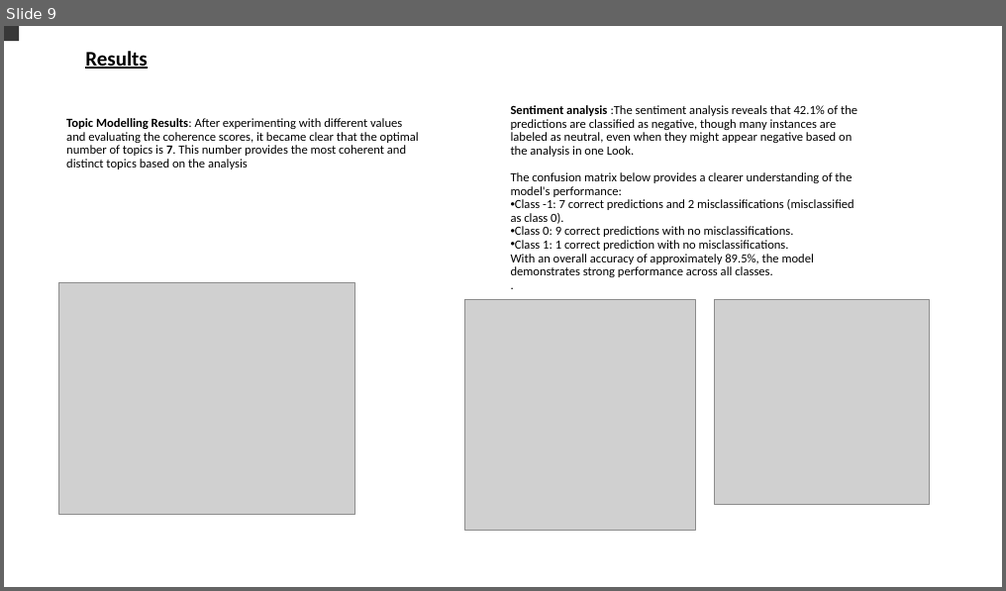
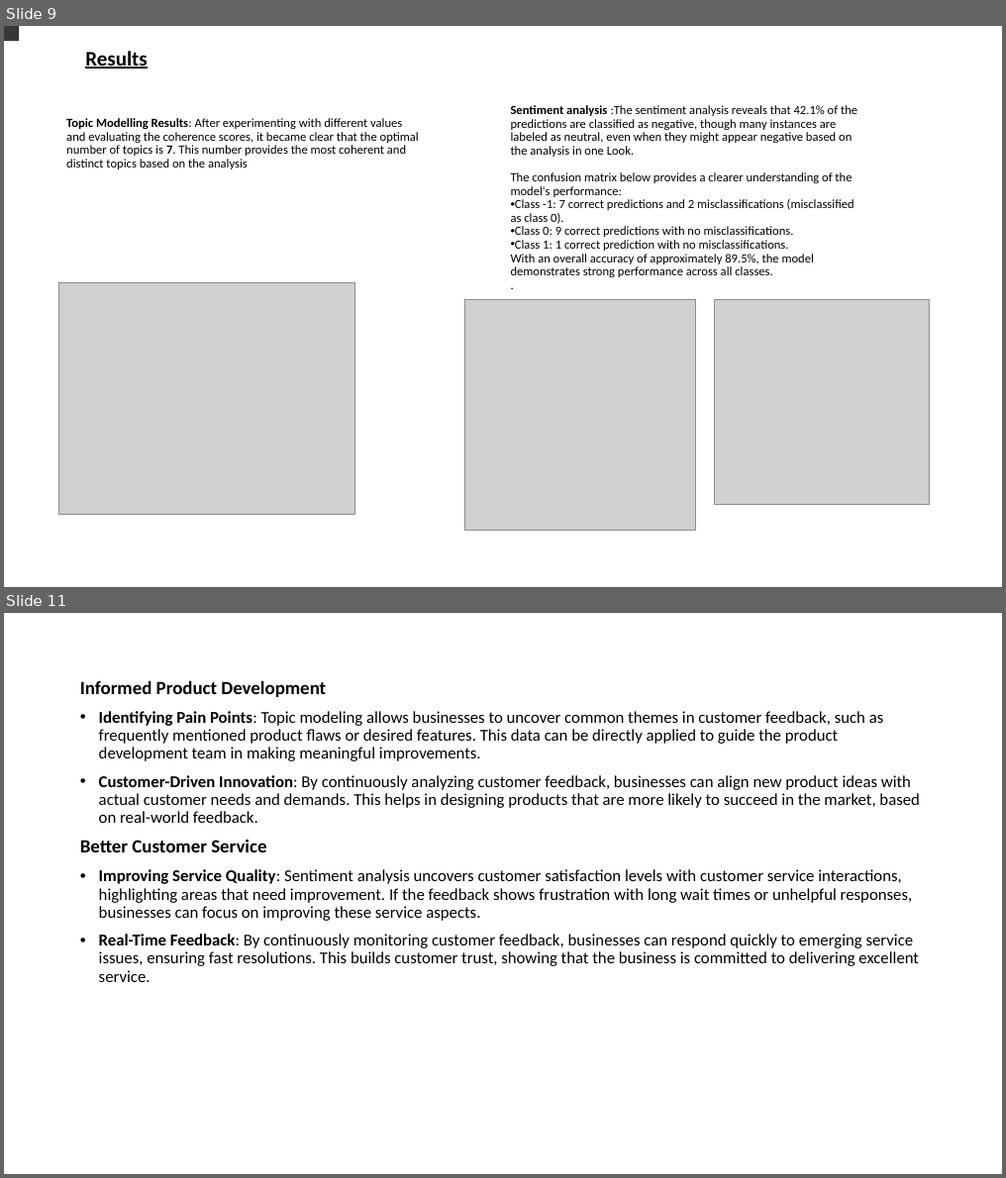
Before and after one commit to ShiviV/DHL-Sentiment-and-Topic-modelling, a slide deck: DHL Approach.pptm. Shown one above the other, each under a label of ours: slide 9 before the commit, slides 9 and 11 after it; the slides between them are not shown. The pictures are 1006x591 and 1006x1178 pixels, drawn with LibreOffice and Linux fonts; fonts in the diff are those of the drawing; grey boxes stand for pictures. Boxes give left, top, right and bottom in pixels: in the first picture for what was removed or moved away, otherwise in the second. Text is boxed around its words. In the diff, an @@ line names an element or a change of style, - is before the commit and + after.

```diff
--- a/DHL Approach.pptm
+++ b/DHL Approach.pptm
@@ slide 11 added at [4,613,1002,1174], background #FFFFFF @@
@@ text added at [80,680,919,982], 16 pt, text #000000 @@
+Informed Product Development
+• Identifying Pain Points: Topic modeling allows businesses to uncover common themes in customer feedback, such as frequently mentioned product flaws or desired features. This data can be directly applied to guide the product development team in making meaningful improvements.
+• Customer-Driven Innovation: By continuously analyzing customer feedback, businesses can align new product ideas with actual customer needs and demands. This helps in designing products that are more likely to succeed in the market, based on real-world feedback.
+Better Customer Service
+• Improving Service Quality: Sentiment analysis uncovers customer satisfaction levels with customer service interactions, highlighting areas that need improvement. If the feedback shows frustration with long wait times or unhelpful responses, businesses can focus on improving these service aspects.
+• Real-Time Feedback: By continuously monitoring customer feedback, businesses can respond quickly to emerging service issues, ensuring fast resolutions. This builds customer trust, showing that the business is committed to delivering excellent service.
```
Also in this commit, not shown: 5 slides changed, 1 other slide added, 2 slides removed.
